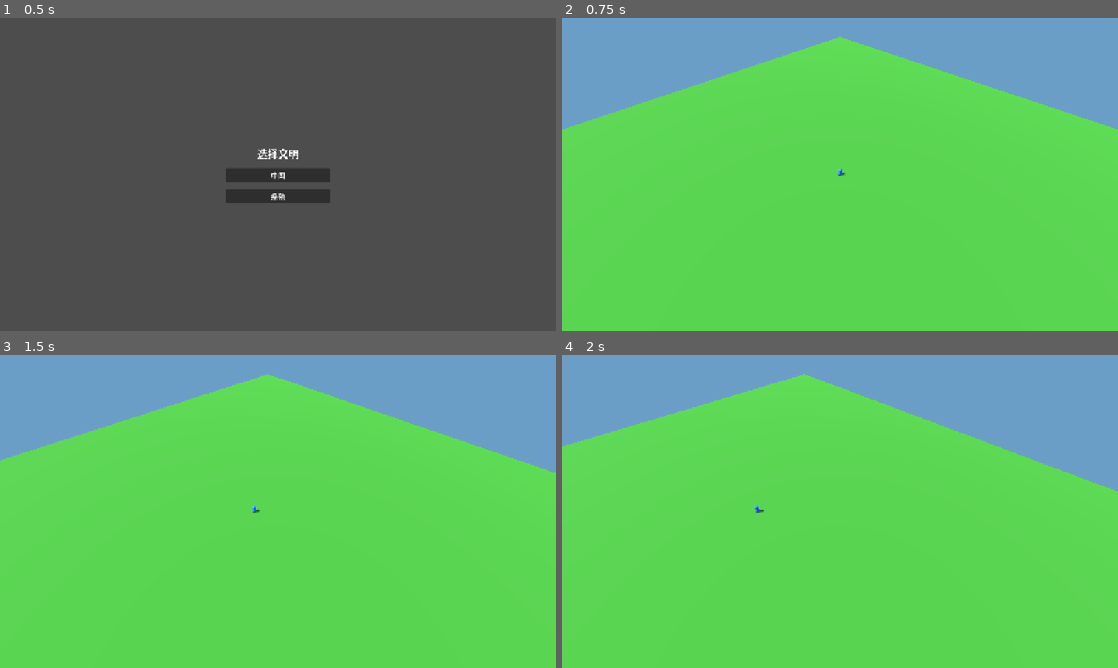
Above: before the commit, frames 1-4 (two rows, left to right).
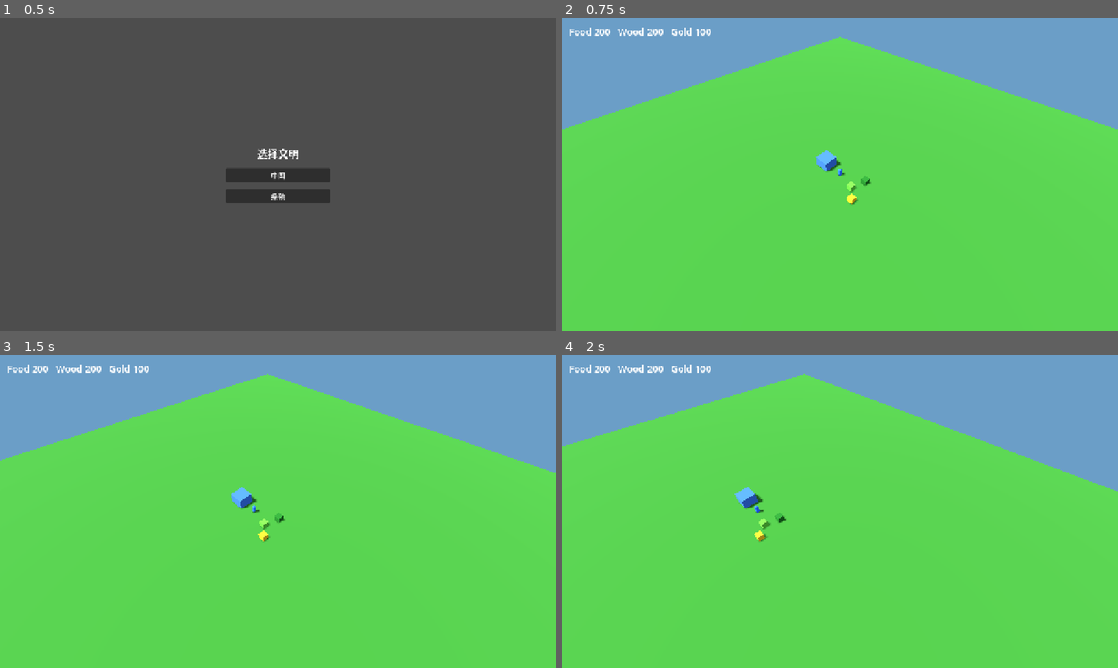
Above: after the commit, the same moments.

Repository: Zondabb/aoe2
Game: Godot game, scene res://scenes/civ_select.tscn
The game is run twice, just before and just after one commit, with the same random seed, the same clock (stepped at 60 frames per second) and the same inputs.
Inputs (mouse positions are in pixels of both pictures, inside the frame that each line leads up to):
- Up to frame 1 (0.5 s): no input
- Up to frame 2 (0.75 s): click "中国" at 0.5 s
- Up to frame 3 (1.5 s): tap Enter at 1.25 s; move the mouse to (400, 495) at 1.27 s; hold D from 1.28 s (still down); click (400, 495) at 1.42 s
- Up to frame 4 (2 s): keep holding D

Frame 1 is identical in both runs. In frame 2, 0.6% of the frame differs, in the area x 1-56%, y 3-60%; in frame 3, 0.6%; in frame 4, 0.7%, in the area x 1-41%, y 3-60%.

Commit message:
feat(economy): add gather and drop-off loop
Co-authored-by: Cursor <cursoragent@cursor.com>

Diff:
--- a/scenes/match_3d.tscn
+++ b/scenes/match_3d.tscn
@@ -55,3 +55,10 @@
 
 [node name="Bootstrap" type="Node" parent="."]
 script = ExtResource("2_bootstrap")
+
+[node name="ResourceLabel" type="Label" parent="."]
+offset_left = 16.0
+offset_top = 16.0
+offset_right = 420.0
+offset_bottom = 48.0
+theme_override_font_sizes/font_size = 22
--- /dev/null
+++ b/scripts/entities/building_agent.gd
@@ -0,0 +1,12 @@
+class_name BuildingAgent
+extends Node3D
+
+@export var team: Enums.Team = Enums.Team.PLAYER
+@export var accepts_all_resources := false
+@export var accepted_resource_type: Enums.ResourceType = Enums.ResourceType.FOOD
+
+func _ready() -> void:
+	add_to_group("drop_off_buildings")
+
+func accepts_resource(resource_type: Enums.ResourceType) -> bool:
+	return accepts_all_resources or accepted_resource_type == resource_type
--- /dev/null
+++ b/scripts/entities/resource_node.gd
@@ -0,0 +1,19 @@
+class_name ResourceNode
+extends Node3D
+
+@export var resource_type: Enums.ResourceType = Enums.ResourceType.FOOD
+@export var amount := 100.0
+@export var gather_rate := 4.0
+
+func _ready() -> void:
+	add_to_group("resource_nodes")
+
+func extract(delta: float) -> float:
+	if delta <= 0.0 or amount <= 0.0 or gather_rate <= 0.0:
+		return 0.0
+	var extracted := minf(amount, gather_rate * delta)
+	amount -= extracted
+	if is_zero_approx(amount):
+		amount = 0.0
+		visible = false
+	return extracted
--- a/scripts/entities/unit_agent.gd
+++ b/scripts/entities/unit_agent.gd
@@ -2,8 +2,10 @@
 extends Node3D
 
 const ARRIVAL_DISTANCE := 0.15
+const GATHER_RANGE := 1.2
 const PLAYER_COLOR := Color(0.18, 0.42, 0.95)
 const AI_COLOR := Color(0.88, 0.18, 0.14)
+const GatherSystemScript := preload("res://scripts/systems/gather_system.gd")
 
 @export var team: Enums.Team = Enums.Team.PLAYER
 @export var def: UnitDef
@@ -11,7 +13,15 @@
 var hp := 0
 var order: Enums.OrderType = Enums.OrderType.NONE
 var sim_pos := Vector3.ZERO
+var carry_type := -1
+var carry_amount := 0.0
+@export var carry_capacity := 10.0
+var match_state: MatchState
 var _move_target := Vector3.ZERO
+var _gather_target: Node3D
+var _last_resource: Node3D
+var _drop_off_target: Node3D
+var _gather_state := ""
 
 func _ready() -> void:
 	add_to_group("units")
@@ -22,9 +32,14 @@
 	set_selected(false)
 
 func _physics_process(delta: float) -> void:
-	if order != Enums.OrderType.MOVE or def == null:
+	if def == null:
 		return
+	if order == Enums.OrderType.MOVE:
+		_process_move(delta)
+	elif order == Enums.OrderType.GATHER:
+		_process_gather(delta)
 
+func _process_move(delta: float) -> void:
 	var offset := _move_target - sim_pos
 	offset.y = 0.0
 	var distance := offset.length()
@@ -43,7 +58,108 @@
 
 func command_move(target: Vector3) -> void:
 	_move_target = Vector3(target.x, 0.0, target.z)
+	_gather_target = null
+	_drop_off_target = null
+	_gather_state = ""
 	order = Enums.OrderType.MOVE
+
+func command_gather(resource: Node3D) -> void:
+	if resource == null or float(resource.get("amount")) <= 0.0:
+		return
+	_gather_target = resource
+	_last_resource = resource
+	_drop_off_target = null
+	_gather_state = "to_resource"
+	order = Enums.OrderType.GATHER
+
+func _process_gather(delta: float) -> void:
+	match _gather_state:
+		"to_resource":
+			if not _resource_available(_gather_target):
+				_finish_or_drop_off()
+			elif _distance_to(_gather_target) <= GATHER_RANGE:
+				_gather_state = "gathering"
+			else:
+				_move_toward(_gather_target.position, delta)
+		"gathering":
+			_gather(delta)
+		"to_drop_off":
+			_process_drop_off(delta)
+		_:
+			order = Enums.OrderType.NONE
+
+func _gather(delta: float) -> void:
+	if not _resource_available(_gather_target):
+		_finish_or_drop_off()
+		return
+	if _distance_to(_gather_target) > GATHER_RANGE:
+		_gather_state = "to_resource"
+		return
+	var remaining_capacity := carry_capacity - carry_amount
+	if remaining_capacity <= 0.0:
+		_begin_drop_off()
+		return
+	if carry_type == -1:
+		carry_type = int(_gather_target.get("resource_type"))
+	var gather_rate := float(_gather_target.get("gather_rate"))
+	var gather_time := minf(delta, remaining_capacity / gather_rate)
+	carry_amount += float(_gather_target.call("extract", gather_time))
+	if carry_amount >= carry_capacity or not _resource_available(_gather_target):
+		_begin_drop_off()
+
+func _begin_drop_off() -> void:
+	if carry_amount <= 0.0:
+		order = Enums.OrderType.NONE
+		return
+	_drop_off_target = GatherSystemScript.nearest_drop_off(self, carry_type)
+	if _drop_off_target == null:
+		order = Enums.OrderType.NONE
+		return
+	_gather_state = "to_drop_off"
+
+func _process_drop_off(delta: float) -> void:
+	if not is_instance_valid(_drop_off_target):
+		_begin_drop_off()
+		return
+	if _distance_to(_drop_off_target) > GATHER_RANGE:
+		_move_toward(_drop_off_target.position, delta)
+		return
+	if match_state != null:
+		match_state.add_resource(team, carry_type, int(round(carry_amount)))
+	carry_amount = 0.0
+	carry_type = -1
+	_drop_off_target = null
+	if _resource_available(_last_resource):
+		_gather_target = _last_resource
+		_gather_state = "to_resource"
+	else:
+		order = Enums.OrderType.NONE
+		_gather_state = ""
+
+func _finish_or_drop_off() -> void:
+	if carry_amount > 0.0:
+		_begin_drop_off()
+	else:
+		order = Enums.OrderType.NONE
+		_gather_state = ""
+
+func _resource_available(resource: Node3D) -> bool:
+	return is_instance_valid(resource) and float(resource.get("amount")) > 0.0
+
+func _distance_to(target: Node3D) -> float:
+	return position.distance_to(target.position)
+
+func _move_toward(target: Vector3, delta: float) -> void:
+	var offset := Vector3(target.x, 0.0, target.z) - sim_pos
+	var distance := offset.length()
+	if distance <= ARRIVAL_DISTANCE:
+		return
+	var step := minf(def.move_speed * delta, distance)
+	var velocity := offset.normalized() * step
+	sim_pos += velocity
+	sim_pos.y = 0.0
+	position = sim_pos
+	rotation.y = atan2(velocity.x, velocity.z)
 
 func set_selected(selected: bool) -> void:
 	var selection_ring := get_node_or_null("SelectionRing") as MeshInstance3D
--- a/scripts/input/selection_controller_3d.gd
+++ b/scripts/input/selection_controller_3d.gd
@@ -35,6 +35,10 @@
 			mouse_event.pressed
 			and mouse_event.button_index == MOUSE_BUTTON_RIGHT
 		):
+			var resource := _resource_at_screen(mouse_event.position)
+			if resource != null:
+				_issue_gather(resource)
+				return
 			var target: Variant = GroundPickerScript.pick_ground(
 				_camera, mouse_event.position
 			)
@@ -95,6 +99,36 @@
 		elif unit.get("team") == Enums.Team.PLAYER:
 			unit.call("command_move", ground_target)
 
+func _issue_gather(resource: Node3D) -> void:
+	for unit in _selected_units.duplicate():
+		if not is_instance_valid(unit):
+			_selected_units.erase(unit)
+			continue
+		var unit_def := unit.get("def") as UnitDef
+		if (
+			unit.get("team") == Enums.Team.PLAYER
+			and unit_def != null
+			and unit_def.id == &"villager"
+		):
+			unit.call("command_gather", resource)
+
+func _resource_at_screen(screen_position: Vector2) -> Node3D:
+	var closest: Node3D
+	var closest_distance := CLICK_RADIUS
+	for node in get_tree().get_nodes_in_group("resource_nodes"):
+		var resource := node as Node3D
+		if resource == null or not resource.visible:
+			continue
+		if _camera.is_position_behind(resource.global_position):
+			continue
+		var distance := _camera.unproject_position(resource.global_position).distance_to(
+			screen_position
+		)
+		if distance <= closest_distance:
+			closest = resource
+			closest_distance = distance
+	return closest
+
 func _player_units() -> Array[Node3D]:
 	var result: Array[Node3D] = []
 	for node in get_tree().get_nodes_in_group("units"):
--- a/scripts/match/match_bootstrap.gd
+++ b/scripts/match/match_bootstrap.gd
@@ -5,10 +5,21 @@
 const GROUND_COLOR := Color(0.20, 0.48, 0.16)
 const UNIT_VIEW := preload("res://scenes/entities/unit_view.tscn")
 const VILLAGER_DEF := preload("res://data/units/villager.tres")
+const ResourceNodeScript := preload("res://scripts/entities/resource_node.gd")
+const BuildingAgentScript := preload("res://scripts/entities/building_agent.gd")
+
+var match_state := MatchState.new()
+var _resource_label: Label
 
 func _ready() -> void:
+	if match_state.resources.is_empty():
+		match_state.setup_defaults()
 	_setup_ground()
-	_spawn_player_villager()
+	_spawn_entities()
+	_setup_resource_label()
+
+func _process(_delta: float) -> void:
+	_update_resource_label()
 
 func _setup_ground() -> void:
 	var ground := get_node_or_null("../Map/Ground") as MeshInstance3D
@@ -23,7 +34,7 @@
 	plane.material = material
 	ground.mesh = plane
 
-func _spawn_player_villager() -> void:
+func _spawn_entities() -> void:
 	var entities := get_node_or_null("../Entities") as Node3D
 	if entities == null or entities.get_child_count() > 0:
 		return
@@ -32,5 +43,77 @@
 	villager.name = "PlayerVillager"
 	villager.set("team", Enums.Team.PLAYER)
 	villager.set("def", VILLAGER_DEF)
+	villager.set("match_state", match_state)
 	villager.position = Vector3.ZERO
 	entities.add_child(villager)
+
+	var town_center := BuildingAgentScript.new()
+	town_center.name = "TownCenter"
+	town_center.team = Enums.Team.PLAYER
+	town_center.accepts_all_resources = true
+	town_center.position = Vector3(-4.0, 0.0, 0.0)
+	town_center.add_child(_make_marker(Vector3(3.0, 2.2, 3.0), Color(0.22, 0.42, 0.78)))
+	entities.add_child(town_center)
+
+	_spawn_resource(
+		entities, "FoodBush", Enums.ResourceType.FOOD,
+		Vector3(4.0, 0.0, 1.0), Color(0.35, 0.75, 0.20)
+	)
+	_spawn_resource(
+		entities, "Tree", Enums.ResourceType.WOOD,
+		Vector3(5.0, 0.0, -2.0), Color(0.12, 0.42, 0.12)
+	)
+	_spawn_resource(
+		entities, "GoldMine", Enums.ResourceType.GOLD,
+		Vector3(6.0, 0.0, 3.0), Color(0.92, 0.72, 0.12)
+	)
+
+func _spawn_resource(
+	parent: Node3D,
+	node_name: String,
+	resource_type: Enums.ResourceType,
+	spawn_position: Vector3,
+	color: Color
+) -> void:
+	var resource := ResourceNodeScript.new()
+	resource.name = node_name
+	resource.resource_type = resource_type
+	resource.amount = 200.0
+	resource.gather_rate = 4.0
+	resource.position = spawn_position
+	resource.add_child(_make_marker(Vector3(1.2, 1.2, 1.2), color))
+	parent.add_child(resource)
+
+func _make_marker(size: Vector3, color: Color) -> MeshInstance3D:
+	var material := StandardMaterial3D.new()
+	material.albedo_color = color
+	material.roughness = 0.85
+	var mesh := BoxMesh.new()
+	mesh.size = size
+	mesh.material = material
+	var marker := MeshInstance3D.new()
+	marker.position.y = size.y * 0.5
+	marker.mesh = mesh
+	return marker
+
+func _setup_resource_label() -> void:
+	var match_root := get_parent()
+	if match_root == null:
+		return
+	_resource_label = match_root.get_node_or_null("ResourceLabel") as Label
+	if _resource_label == null:
+		_resource_label = Label.new()
+		_resource_label.name = "ResourceLabel"
+		_resource_label.position = Vector2(16.0, 16.0)
+		_resource_label.add_theme_font_size_override("font_size", 22)
+		match_root.add_child.call_deferred(_resource_label)
+	_update_resource_label()
+
+func _update_resource_label() -> void:
+	if _resource_label == null or match_state.resources.is_empty():
+		return
+	_resource_label.text = "Food %d   Wood %d   Gold %d" % [
+		match_state.get_resource(Enums.Team.PLAYER, Enums.ResourceType.FOOD),
+		match_state.get_resource(Enums.Team.PLAYER, Enums.ResourceType.WOOD),
+		match_state.get_resource(Enums.Team.PLAYER, Enums.ResourceType.GOLD),
+	]
--- /dev/null
+++ b/scripts/systems/gather_system.gd
@@ -0,0 +1,27 @@
+class_name GatherSystem
+extends RefCounted
+
+static func nearest_drop_off(
+	unit: Node3D,
+	resource_type: Enums.ResourceType
+) -> Node3D:
+	var nearest: Node3D
+	var nearest_distance := INF
+	var candidates: Array[Node] = []
+	if unit.is_inside_tree():
+		candidates.assign(unit.get_tree().get_nodes_in_group("drop_off_buildings"))
+	elif unit.get_parent() != null:
+		for child in unit.get_parent().get_children():
+			if child.has_method("accepts_resource"):
+				candidates.append(child)
+	for node in candidates:
+		var building := node as Node3D
+		if building == null or building.get("team") != unit.get("team"):
+			continue
+		if not building.call("accepts_resource", resource_type):
+			continue
+		var distance := unit.position.distance_squared_to(building.position)
+		if distance < nearest_distance:
+			nearest = building
+			nearest_distance = distance
+	return nearest
--- a/tests/run_tests.gd
+++ b/tests/run_tests.gd
@@ -7,6 +7,7 @@
 	failures.append_array(load("res://tests/test_civ_defs.gd").new().run())
 	failures.append_array(load("res://tests/test_match_state.gd").new().run())
 	failures.append_array(load("res://tests/test_match_3d.gd").new().run())
+	failures.append_array(load("res://tests/test_economy.gd").new().run())
 	if failures.is_empty():
 		print("ALL TESTS PASSED")
 		quit(0)
--- /dev/null
+++ b/tests/test_economy.gd
@@ -0,0 +1,65 @@
+extends RefCounted
+
+const RESOURCE_NODE_SCRIPT := preload("res://scripts/entities/resource_node.gd")
+const BUILDING_AGENT_SCRIPT := preload("res://scripts/entities/building_agent.gd")
+const UNIT_VIEW := preload("res://scenes/entities/unit_view.tscn")
+const VILLAGER_DEF := preload("res://data/units/villager.tres")
+
+func run() -> Array[String]:
+	var failures: Array[String] = []
+	_test_resource_extraction(failures)
+	_test_gather_and_drop_off(failures)
+	return failures
+
+func _test_resource_extraction(failures: Array[String]) -> void:
+	var resource := RESOURCE_NODE_SCRIPT.new()
+	resource.amount = 6.0
+	resource.gather_rate = 4.0
+	if not is_equal_approx(resource.extract(1.0), 4.0):
+		failures.append("resource should extract at its gather rate")
+	if not is_equal_approx(resource.extract(1.0), 2.0):
+		failures.append("resource extraction should be capped by remaining amount")
+	if not is_zero_approx(resource.amount):
+		failures.append("resource should become empty after final extraction")
+	resource.free()
+
+func _test_gather_and_drop_off(failures: Array[String]) -> void:
+	var tree := Engine.get_main_loop() as SceneTree
+	var root := Node3D.new()
+	tree.root.add_child(root)
+
+	var state := MatchState.new()
+	state.setup_defaults()
+	var initial_food := state.get_resource(Enums.Team.PLAYER, Enums.ResourceType.FOOD)
+
+	var resource := RESOURCE_NODE_SCRIPT.new()
+	resource.resource_type = Enums.ResourceType.FOOD
+	resource.amount = 100.0
+	resource.gather_rate = 10.0
+	resource.position = Vector3(1.0, 0.0, 0.0)
+	root.add_child(resource)
+
+	var town_center := BUILDING_AGENT_SCRIPT.new()
+	town_center.team = Enums.Team.PLAYER
+	town_center.accepts_all_resources = true
+	town_center.position = Vector3(3.0, 0.0, 0.0)
+	root.add_child(town_center)
+
+	var villager := UNIT_VIEW.instantiate()
+	villager.def = VILLAGER_DEF
+	villager.team = Enums.Team.PLAYER
+	villager.match_state = state
+	root.add_child(villager)
+	villager.command_gather(resource)
+
+	for _step in 40:
+		villager._physics_process(0.25)
+
+	if state.get_resource(Enums.Team.PLAYER, Enums.ResourceType.FOOD) <= initial_food:
+		failures.append("villager should deposit gathered resources at a friendly drop-off")
+	if villager.carry_amount > villager.carry_capacity:
+		failures.append("villager carry amount should never exceed capacity")
+	if villager.order != Enums.OrderType.GATHER:
+		failures.append("villager should return to gathering while the node has resources")
+
+	root.free()
--- a/tests/test_match_3d.gd
+++ b/tests/test_match_3d.gd
@@ -45,10 +45,10 @@
 		selection.call("_ready")
 
 	var entities := scene_root.get_node("Entities")
-	if entities.get_child_count() != 1:
-		failures.append("bootstrap should spawn one player villager")
+	if entities.get_child_count() != 5:
+		failures.append("bootstrap should spawn a villager, TC, and three resources")
 	else:
-		var unit := entities.get_child(0)
+		var unit := entities.get_node("PlayerVillager")
 		unit.call("_ready")
 		if unit.get("team") != Enums.Team.PLAYER:
 			failures.append("spawned villager should belong to player")
@@ -72,6 +72,19 @@
 		if unit.position.y != 0.0 or unit.get("sim_pos").y != 0.0:
 			failures.append("moving unit should remain on y=0")
 
+		var food_bush := entities.get_node_or_null("FoodBush")
+		var town_center := entities.get_node_or_null("TownCenter")
+		if food_bush == null or not food_bush.has_method("extract"):
+			failures.append("bootstrap should spawn gatherable food")
+		elif town_center == null or not town_center.has_method("accepts_resource"):
+			failures.append("bootstrap should spawn a resource drop-off TC")
+		else:
+			selection.call("_issue_gather", food_bush)
+			if unit.get("order") != Enums.OrderType.GATHER:
+				failures.append("resource command should issue a gather order")
+	if scene_root.get_node_or_null("ResourceLabel") == null:
+		failures.append("match should display resource counters")
+
 	scene_root.queue_free()
 
 	var picker_script := load("res://scripts/input/ground_picker.gd")
